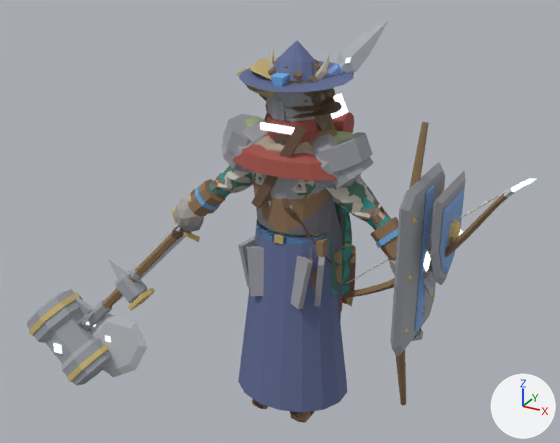
One commit to the glTF model art/creator/humanoid_slim/export/humanoid_slim_masculine.glb: the scene before it, then after it.
Camera for both pictures: a camera (50 mm lens) standing at (1.7, -3.23, 2.7) and looking at (-0.16, 0.14, 1.02). The axes (+X, +Y, +Z) are drawn at lower right. The lights are the same throughout. The older version comes first. Vertices at exactly the same position are counted once.

Before the edit, the objects in view are built like this:
```python
me_part_offhand_shield = bpy.data.meshes.new('part.offhand.shield')
me_part_offhand_shield.from_pydata(...)  # 93 vertices, 158 faces; spans x 0.633..0.875, y -0.18..0.24, z 0.921..1.441
# faces by material slot: [112, 8, 38]
me_part_offhand_shield.materials.append(mat_metal)
me_part_offhand_shield.materials.append(mat_emissive)
me_part_offhand_shield.materials.append(mat_accent)
me_part_offhand_tower_shield = bpy.data.meshes.new('part.offhand.tower_shield')
me_part_offhand_tower_shield.from_pydata(...)  # 106 vertices, 164 faces; spans x 0.633..0.764, y -0.309..0.251, z 0.629..1.489
# faces by material slot: [136, 8, 20]
me_part_offhand_tower_shield.materials.append(mat_metal)
me_part_offhand_tower_shield.materials.append(mat_emissive)
me_part_offhand_tower_shield.materials.append(mat_accent)
me_part_waist_tassets = bpy.data.meshes.new('part.waist.tassets')
me_part_waist_tassets.from_pydata(...)  # 64 vertices, 108 faces; spans x -0.246..0.246, y -0.208..0.152, z 0.717..1.08
# faces by material slot: [48, 60]
me_part_waist_tassets.materials.append(mat_metal)
me_part_waist_tassets.materials.append(mat_accent)
ob_part_offhand_shield = bpy.data.objects.new('part.offhand.shield', me_part_offhand_shield)
ob_part_offhand_shield.location = (0.0, 0.0, 0.0)
ob_part_offhand_tower_shield = bpy.data.objects.new('part.offhand.tower_shield', me_part_offhand_tower_shield)
ob_part_offhand_tower_shield.location = (0.0, 0.0, 0.0)
ob_part_waist_tassets = bpy.data.objects.new('part.waist.tassets', me_part_waist_tassets)
ob_part_waist_tassets.location = (0.0, 0.0, 0.0)
# also in view: 'part.torso.sleeved_shirt' at (0.0, -0.01, 1.31); 'part.face.scarf' at (0.0, -0.01, 1.54); 'part.weapon.maul' at (-1.14, -0.11, 0.45); 'part.torso.breastplate' at (0.0, 0.0, 1.32); 'part.torso.ranger_tunic' at (0.0, 0.0, 1.17)
```
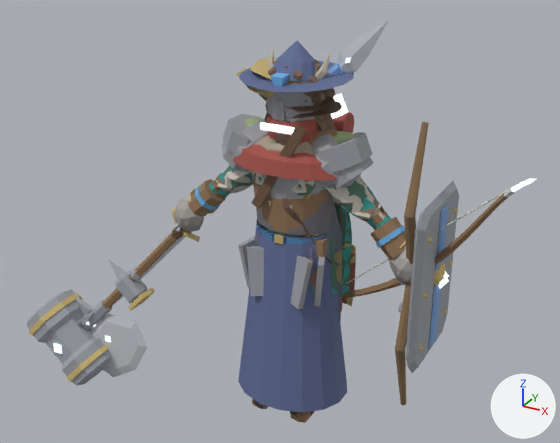
Location of each change, (x1, y1, x2, y2) in pixels of the pictures (560 x 443 px; the box of a moved part takes in the faces that stretch with it):
```json
{"object": "part.offhand.tower_shield", "change": "reshaped", "before": [390, 162, 445, 357], "after": [405, 181, 459, 373]}
{"object": "part.offhand.shield", "change": "reshaped", "before": [430, 171, 466, 285], "after": [433, 263, 449, 285]}
{"part": 1, "of": "me_part_offhand_shield", "change": "moved or reshaped", "before": [430, 171, 466, 285], "on screen": "not visible afterwards"}
{"part": 2, "of": "me_part_offhand_shield", "change": "moved or reshaped", "before": [449, 219, 461, 244], "after": [433, 263, 446, 285]}
{"part": 3, "of": "me_part_offhand_shield", "change": "moved or reshaped", "before": [440, 188, 464, 273], "on screen": "not visible afterwards"}
{"part": 4, "of": "me_part_offhand_tower_shield", "change": "moved or reshaped", "before": [390, 162, 445, 357], "after": [405, 181, 459, 373]}
{"part": 5, "of": "me_part_offhand_tower_shield", "change": "moved or reshaped", "before": [408, 274, 413, 281], "after": [423, 292, 428, 299]}
{"part": 6, "of": "me_part_offhand_tower_shield", "change": "moved or reshaped", "before": [412, 217, 417, 224], "after": [428, 236, 433, 243]}
{"part": 7, "of": "me_part_offhand_tower_shield", "change": "moved or reshaped", "before": [423, 251, 431, 272], "after": [438, 278, 449, 289]}
{"part": 8, "of": "me_part_offhand_tower_shield", "change": "moved or reshaped", "before": [415, 184, 434, 332], "after": [428, 204, 449, 349]}
```

Scene script edits in JSON lines:
```json
{"block": "me_part_offhand_shield", "where": "# used by ob_part_offhand_shield; location = (0.0, 0.0, 0.0)"}
{"op": "remove", "block": "me_part_offhand_shield", "code": "me_part_offhand_shield.from_pydata(...)  # 93 vertices, 158 faces; spans x 0.633..0.875, y -0.18..0.24, z 0.921..1.441"}
{"op": "add", "block": "me_part_offhand_shield", "code": "me_part_offhand_shield.from_pydata(...)  # 93 vertices, 158 faces; spans x 0.633..0.827, y -0.195..0.225, z 0.698..1.218"}
{"block": "me_part_offhand_shield", "change": "me_part_offhand_shield part 1: the loose piece of 21 vertices spanning x 0.77..0.806, y -0.18..0.24, z 0.921..1.441 is moved by (-0.048, -0.015, -0.223)"}
{"block": "me_part_offhand_shield", "change": "me_part_offhand_shield part 2: the loose piece of 17 vertices spanning x 0.816..0.861, y -0.035..0.095, z 1.146..1.276 is moved by (-0.048, -0.015, -0.223)"}
{"block": "me_part_offhand_shield", "change": "me_part_offhand_shield part 3: the loose piece of 21 vertices spanning x 0.802..0.818, y -0.125..0.186, z 0.991..1.376 is moved by (-0.048, -0.015, -0.223)"}
{"block": "me_part_offhand_shield", "change": "other edits to the shape of me_part_offhand_shield do not show in these pictures"}
{"block": "me_part_offhand_tower_shield", "where": "# used by ob_part_offhand_tower_shield; location = (0.0, 0.0, 0.0)"}
{"op": "remove", "block": "me_part_offhand_tower_shield", "code": "me_part_offhand_tower_shield.from_pydata(...)  # 106 vertices, 164 faces; spans x 0.633..0.764, y -0.309..0.251, z 0.629..1.489"}
{"op": "add", "block": "me_part_offhand_tower_shield", "code": "me_part_offhand_tower_shield.from_pydata(...)  # 106 vertices, 164 faces; spans x 0.633..0.828, y -0.265..0.295, z 0.532..1.392"}
{"block": "me_part_offhand_tower_shield", "change": "me_part_offhand_tower_shield part 4: the loose piece of 24 vertices spanning x 0.658..0.706, y -0.309..0.251, z 0.629..1.489 is moved by (0.063, 0.044, -0.097)"}
{"block": "me_part_offhand_tower_shield", "change": "me_part_offhand_tower_shield part 5: the loose piece of 6 vertices spanning x 0.69..0.726, y -0.237..-0.201, z 1.041..1.077 is moved by (0.063, 0.044, -0.097)"}
{"block": "me_part_offhand_tower_shield", "change": "me_part_offhand_tower_shield part 6: the loose piece of 6 vertices spanning x 0.69..0.726, y -0.237..-0.201, z 1.321..1.357 is moved by (0.063, 0.044, -0.097)"}
{"block": "me_part_offhand_tower_shield", "change": "me_part_offhand_tower_shield part 7: the loose piece of 6 vertices spanning x 0.684..0.764, y -0.069..0.011, z 1.003..1.115 is moved by (0.063, 0.044, -0.097)"}
{"block": "me_part_offhand_tower_shield", "change": "me_part_offhand_tower_shield part 8: the loose piece of 12 vertices spanning x 0.702..0.718, y -0.079..0.021, z 0.689..1.429 is moved by (0.063, 0.044, -0.097)"}
{"block": "me_part_offhand_tower_shield", "change": "other edits to the shape of me_part_offhand_tower_shield do not show in these pictures"}
```
